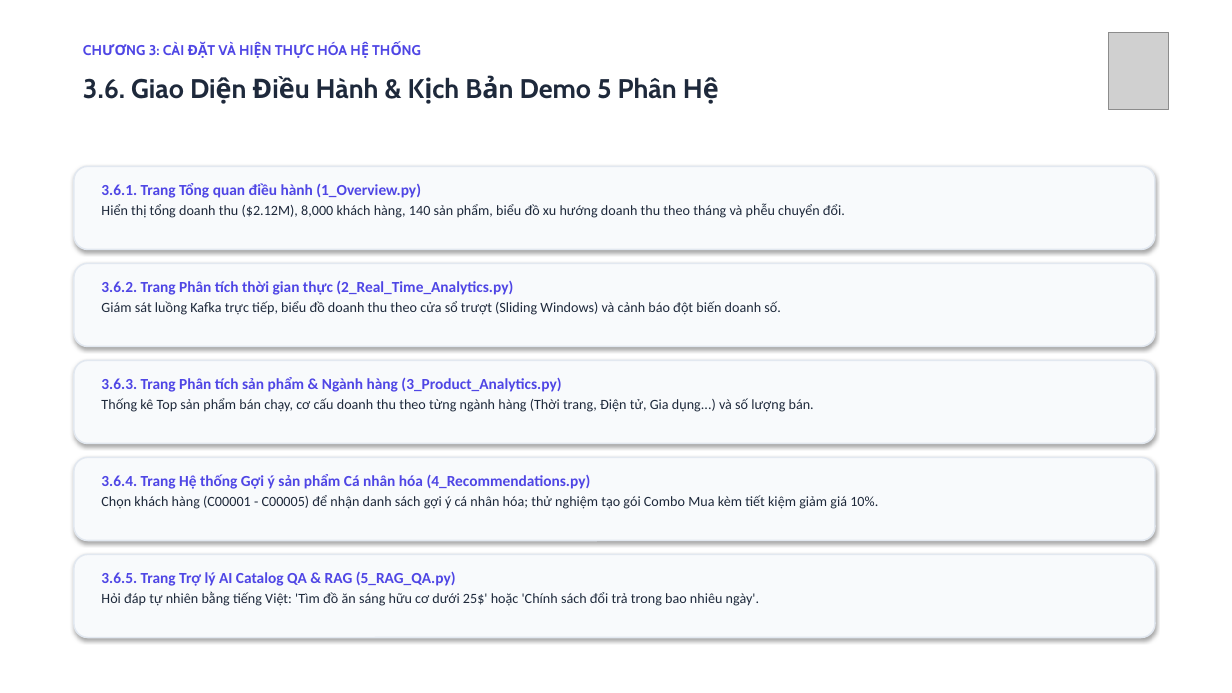
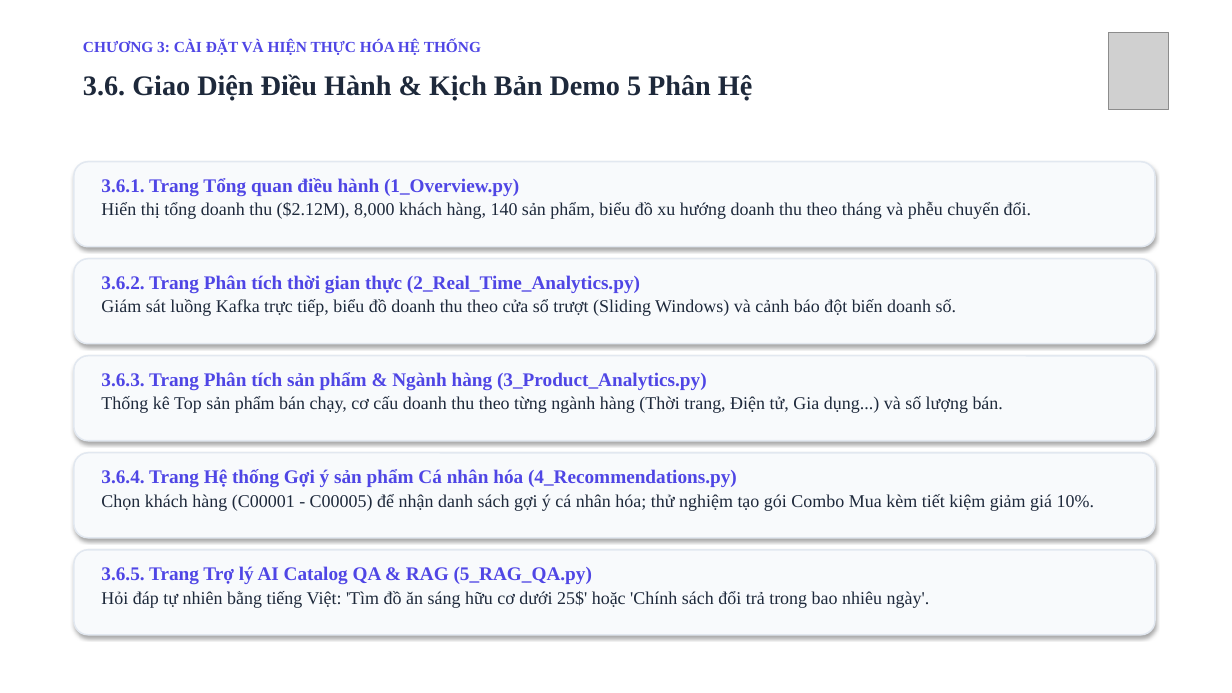
Before and after one commit to linhle100905/real-time-retail-analytics-platform, a slide deck: slide 9 of docs/Bao_Cao_Thuyet_Trinh_Do_An_Full.pptx. Drawn at 1232x693 pixels with LibreOffice and Linux fonts; fonts in the diff are those of the drawing; grey boxes stand for pictures. Boxes give left, top, right and bottom in pixels: in the first picture for what was removed or moved away, otherwise in the second. Text is boxed around its words. In the diff, an @@ line names an element or a change of style, - is before the commit and + after.

Commit message:
docs: standardize all presentation slides with Times New Roman font (content 15pt, titles 22pt)

```diff
--- a/docs/Bao_Cao_Thuyet_Trinh_Do_An_Full.pptx
+++ b/docs/Bao_Cao_Thuyet_Trinh_Do_An_Full.pptx
@@ text "CHƯƠNG 3: CÀI ĐẶT VÀ ..." at (83,40,481,55): size 11 to 12 pt, font Cabin to Times New Roman @@
@@ text "3.6. Giao Diện Điều Hành ..." at (83,74,752,100): size 21 to 22 pt, font Cabin to Times New Roman @@
@@ text "3.6.1. Trang Tổng quan điều ..." at (101,178,1031,219): size 12 to 15 pt in "3.6.1. Trang Tổng quan điều hành (1_Overview.py)"; font Calibri to Times New Roman; size 11 to 14 pt in "Hiển thị tổng doanh thu ($2.12M), 8,000 ..."; less space between paragraphs @@
@@ text "3.6.2. Trang Phân tích thời ..." at (101,275,956,316): size 12 to 15 pt in "3.6.2. Trang Phân tích thời gian thực ..."; font Calibri to Times New Roman; size 11 to 14 pt in "Giám sát luồng Kafka trực tiếp, biểu ..."; less space between paragraphs @@
@@ text "3.6.3. Trang Phân tích sản ..." at (101,372,1003,413): size 12 to 15 pt in "3.6.3. Trang Phân tích sản phẩm & ..."; font Calibri to Times New Roman; size 11 to 14 pt in "Thống kê Top sản phẩm bán chạy, ..."; less space between paragraphs @@
@@ text "3.6.4. Trang Hệ thống Gợi ..." at (101,469,1094,511): size 12 to 15 pt in "3.6.4. Trang Hệ thống Gợi ý sản ..."; font Calibri to Times New Roman; size 11 to 14 pt in "Chọn khách hàng (C00001 - C00005) để ..."; less space between paragraphs @@
@@ 5 rounded rectangles: place and size @@
-5 rounded rectangles at (74,166,1155,638)
+5 rounded rectangles at (74,162,1155,635)
@@ text "3.6.5. Trang Trợ lý AI ..." at (101,566,930,608): size 12 to 15 pt in "3.6.5. Trang Trợ lý AI Catalog QA ..."; font Calibri to Times New Roman; size 11 to 14 pt in "Hỏi đáp tự nhiên bằng tiếng Việt: ..."; less space between paragraphs @@
```
Also in this commit, not shown: 12 other slides changed.
